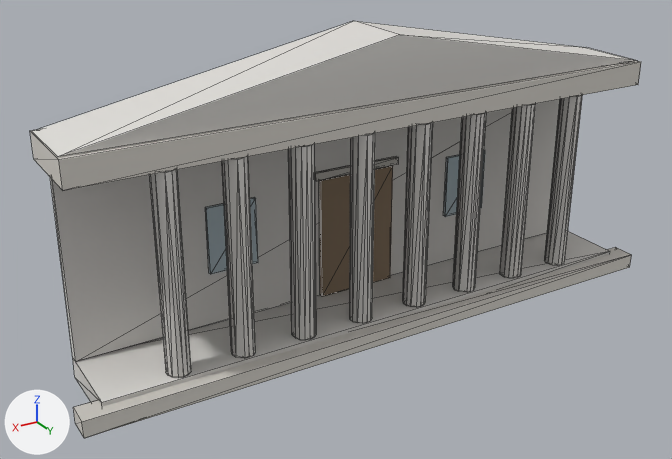
Before and after pictures for a commit that changed the glTF model public/assets/island/dalmaru-v1/facade_townhall_low.glb.
Before and after are seen from a 50 mm lens placed at (22.1, 35.5, 21.8), pointed at (2.0, 2.1, 5.1). The lights are fixed; the arrows at lower left show +X, +Y and +Z. The first picture is the older version. Mesh edges are drawn as thin lines. Where no turn or scale is listed for an object, it has been applied to the vertices. Vertices at exactly the same position are counted once.
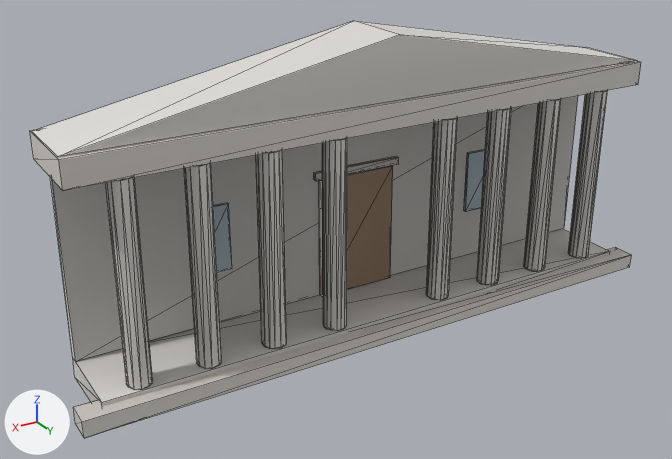
Edits to the scene script, one JSON object a line:
```json
{"block": "me_mesh_0", "where": "me_mesh_0.from_pydata(...)  # 316 vertices, 560 faces; spans x 0.0..30.0, y -4.6..0.0, z 0.0..14.0"}
{"block": "me_mesh_0", "where": "# used by ob_mesh_0; location = (-14.98, 4.58, 0.02)"}
{"block": "me_mesh_0", "change": "me_mesh_0 part 1: the loose piece of 8 vertices spanning x 7.3..9.7, y -4.1..-4.0, z 3.6..6.8 is scaled about its middle by (0.787, 1, 1), then moved by (-1.1, 0.0, 0.0)"}
{"block": "me_mesh_0", "change": "me_mesh_0 part 2: the loose piece of 8 vertices spanning x 20.3..22.7, y -4.1..-4.0, z 3.6..6.8 is scaled about its middle by (0.787, 1, 1), then moved by (1.1, 0.0, 0.0)"}
{"block": "me_mesh_0", "change": "me_mesh_0 part 3: a new loose piece of 28 vertices spanning x 11.6..12.6, y -1.7..-0.6, z 1.0..10.0, in mat_primary"}
{"block": "me_mesh_0", "change": "me_mesh_0 part 4: a new loose piece of 27 vertices spanning x 8.4..9.5, y -1.7..-0.6, z 1.0..10.0, in mat_primary"}
{"block": "me_mesh_0", "change": "me_mesh_0 part 5: a new loose piece of 27 vertices spanning x 17.3..18.4, y -1.7..-0.6, z 1.0..10.0, in mat_primary"}
{"block": "me_mesh_0", "change": "me_mesh_0 part 6: a new loose piece of 26 vertices spanning x 5.4..6.4, y -1.7..-0.6, z 1.0..10.0, in mat_primary"}
{"block": "me_mesh_0", "change": "me_mesh_0 part 7: a new loose piece of 26 vertices spanning x 20.4..21.5, y -1.7..-0.6, z 1.0..10.0, in mat_primary"}
{"block": "me_mesh_0", "change": "me_mesh_0 part 8: a new loose piece of 25 vertices spanning x 2.2..3.3, y -1.7..-0.6, z 1.0..10.0, in mat_primary"}
{"block": "me_mesh_0", "change": "me_mesh_0 part 9: a new loose piece of 25 vertices spanning x 23.6..24.6, y -1.7..-0.6, z 1.0..10.0, in mat_primary"}
{"block": "me_mesh_0", "change": "me_mesh_0 part 10: a new loose piece of 25 vertices spanning x 26.7..27.7, y -1.7..-0.6, z 1.0..10.0, in mat_primary"}
{"block": "me_mesh_0", "change": "me_mesh_0 part 11: 8 loose pieces with 209 vertices, spanning x 3.9..26.0, y -1.7..-0.6, z 1.0..10.0, are deleted"}
{"block": "me_mesh_0", "change": "me_mesh_0 part 12: 17 kept faces spanning x 0.0..30.0, y -4.6..0.0, z 0.8..10.0 get new vertex colours; the middle colour goes from light grey #c1bdb7 to light grey #c3bfb8"}
```

Where the change shows, as pixel boxes (x1, y1, x2, y2) in the pictures (672 x 459 px; the box of a moved part takes in the faces that stretch with it):
```json
{"part": 1, "of": "me_mesh_0", "change": "moved or reshaped", "before": [443, 150, 485, 217], "after": [464, 149, 485, 212]}
{"part": 2, "of": "me_mesh_0", "change": "moved or reshaped", "before": [205, 197, 258, 274], "after": [213, 203, 232, 273]}
{"part": 3, "of": "me_mesh_0", "change": "added", "after": [426, 118, 458, 300]}
{"part": 4, "of": "me_mesh_0", "change": "added", "after": [477, 108, 511, 285]}
{"part": 5, "of": "me_mesh_0", "change": "added", "after": [322, 138, 347, 331]}
{"part": 6, "of": "me_mesh_0", "change": "added", "after": [524, 99, 561, 271]}
{"part": 7, "of": "me_mesh_0", "change": "added", "after": [256, 150, 286, 349]}
{"part": 8, "of": "me_mesh_0", "change": "added", "after": [568, 90, 608, 258]}
{"part": 9, "of": "me_mesh_0", "change": "added", "after": [184, 163, 222, 368]}
{"part": 10, "of": "me_mesh_0", "change": "added", "after": [105, 177, 153, 389]}
{"part": 11, "of": "me_mesh_0", "change": "deleted", "before": [149, 95, 583, 378]}
{"part": 12, "of": "me_mesh_0", "change": "recoloured", "before": [71, 103, 589, 393], "after": [71, 103, 589, 393]}
```
